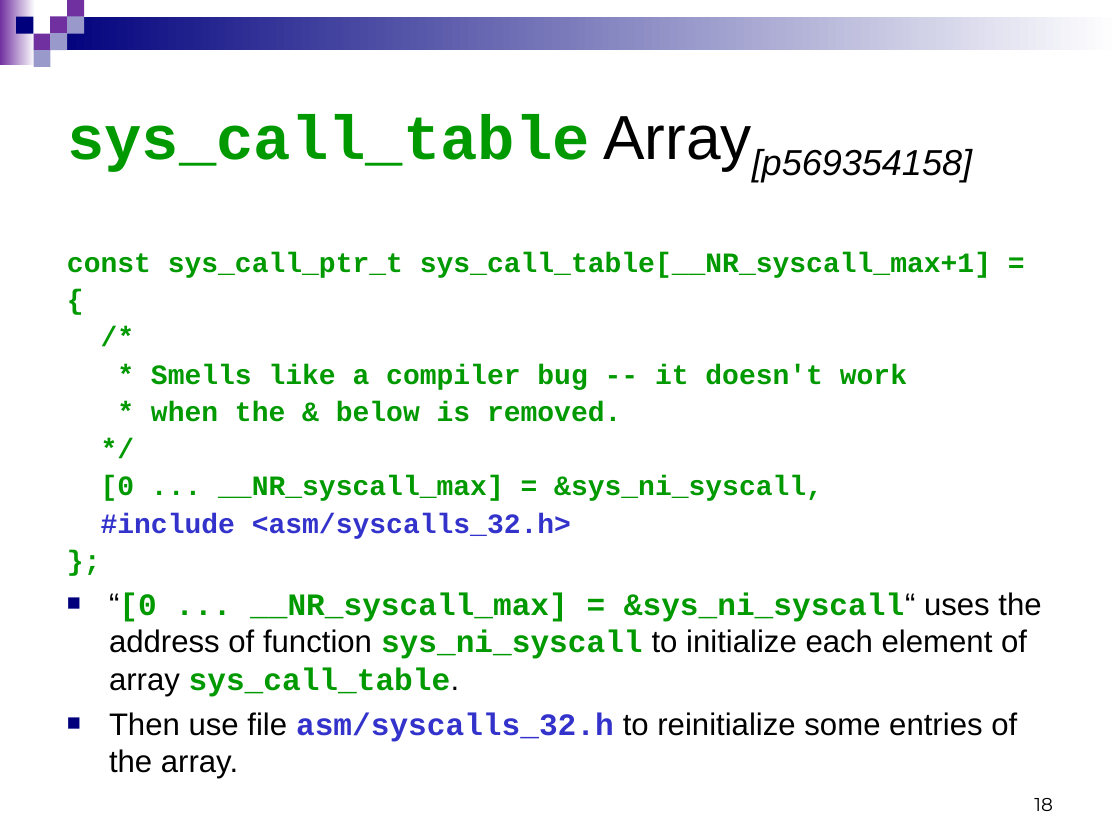
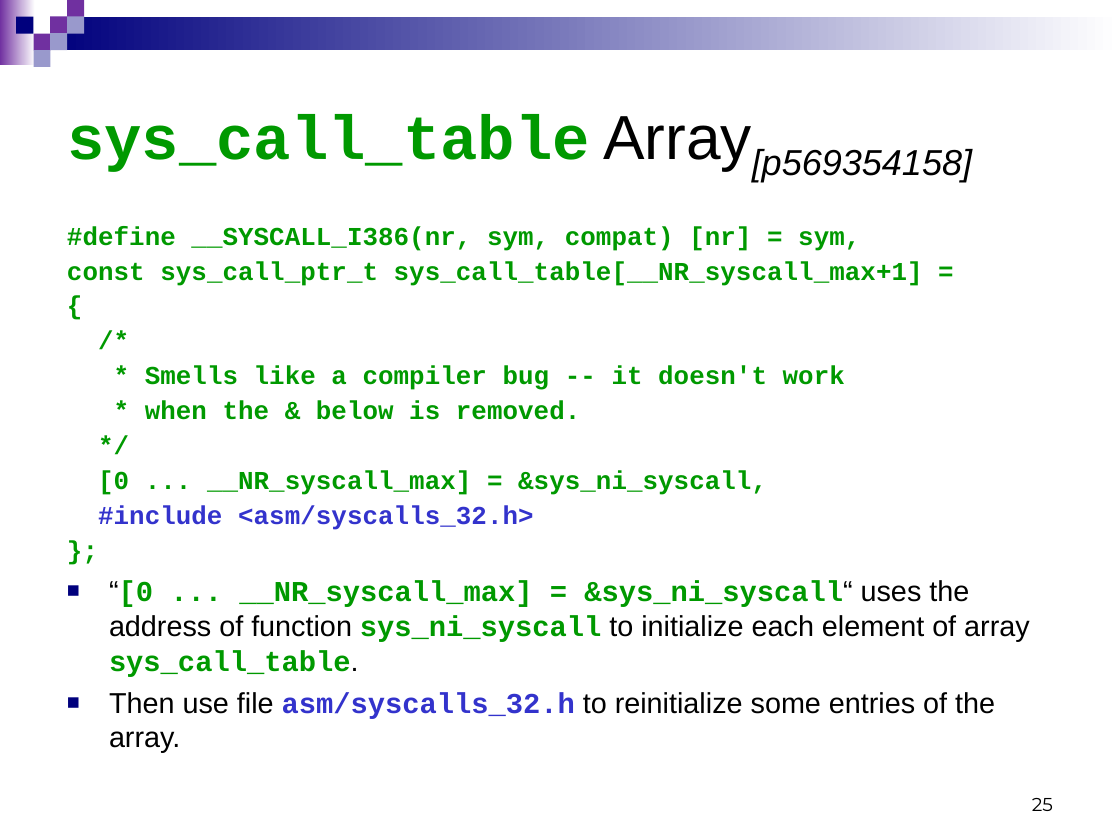
Before and after one commit to Cuda-Chen/Linux-Operating-System, a slide deck: slide 25 of linuxLecture_system_call_3_9.ppt (slide 18 before the commit). Drawn at 1120x840 pixels with LibreOffice and Linux fonts; fonts in the diff are those of the drawing. Boxes give left, top, right and bottom in pixels: in the first picture for what was removed or moved away, otherwise in the second. Text is boxed around its words. In the diff, an @@ line names an element or a change of style, - is before the commit and + after.

Commit message:
finish Chap. 9 and create system_call

```diff
--- a/linuxLecture_system_call_3_9.ppt
+++ b/linuxLecture_system_call_3_9.ppt
@@ text "#define __SYSCALL_I386(nr, sym, compat) [nr] ...": place and size @@
-text "#define __SYSCALL_I386(nr, sym, compat) [nr] ..." at [67,252,1041,778]
+text "#define __SYSCALL_I386(nr, sym, compat) [nr] ..." at [67,226,1030,753]
@@ text at [67,226,860,251]: paragraph added @@
+#define __SYSCALL_I386(nr, sym, compat) [nr] = sym,
@@ text at [67,261,1030,753]: size 18 to 16.6 pt in "const sys_call_ptr_t sys_call_table[__NR_syscall_max+1] =", "{", "/*", "* Smells like a compiler bug -- ..." and 5 more places; size 20 to 18.5 pt in "“[0 ... __NR_syscall_max] = &sys_ni_syscall“ uses the ...", "Then use file asm/syscalls_32.h to reinitialize some ..." @@
@@ page number at [1032,798,1053,811]: text changed @@
-18
+25
```
Also in this commit, not shown: 3 other slides changed, 8 slides added, 3 other files.
